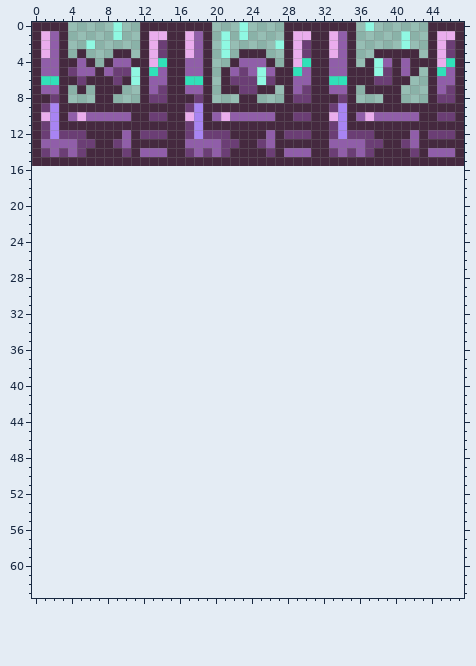
Pixel-art sprite: src/assets/machine-fan.png. Above: the version before the commit.
The file is 48x16 pixels. The old version is drawn lined up with the new one, on the new canvas.
After the commit:
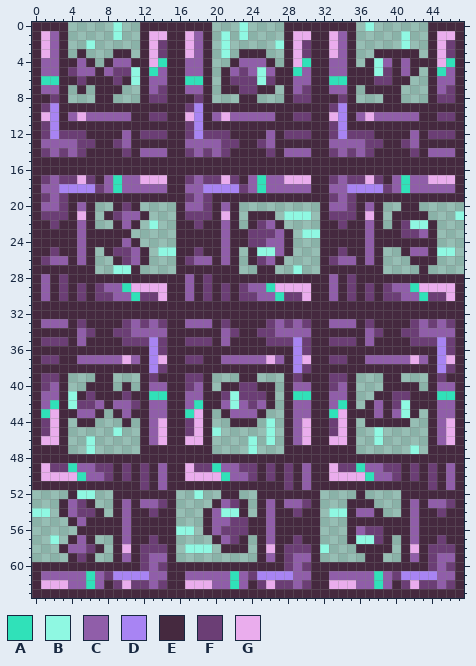
Palette (. is transparent): A #30e1b9  B #8ff8e2  C #905ea9  D #a884f3  E #45293f  F #6b3e75  G #eaaded
What changed:
canvas 48x16 -> 48x64
Changed rows in their new state; - is an unchanged pixel.
first column x 0:
16 EEEEEEEEEEEEEEEEEEEEEEEEEEEEEEEEEEEEEEEEEEEEEEEE
17 EFCFFGFECACCGGGEEFCFFGFECACCGGGEEFCFFGFECACCGGGE
18 ECCDDDDFCACCCCCEECCDDDDFCACCCCCEECCDDDDFCACCCCCE
19 EFCFEEEEEEEEEEEEEFCFEEEEEEEEEEEEEFCFEEEEEEEEEEEE
20 ECCFECE--EFE----ECCFECE---------ECCFECE--EE-----
21 EFFFEGE-EFCCE---EFFFEGE-EEE-BBB-EFFFEGE-EEEE---B
22 EEFEECE--ECE-B--EEFEECE-EFCE----EEFEECE-EFBBE---
23 EEEEECEEEEE-----EEEEECEEFFFCE-BBEEEEECEEEFFCE---
24 EEEEECEEEECE----EEEEECEEFFCCE---EEEEECEEEEEEE---
25 EEFEECE-EFFCE-BBEEFEECE-EBBCE---EEFEECE--ECCEBB-
26 EFCCECE--EFCE---EFCCECE-EFCE----EFCCECE---EEE---
27 EEEEEEE--BBE----EEEEEEE--EE--B--EEEEEEE----E----
28 ECEFEEEEEEEEEEEEECEFEEEEEEEEEEEEECEFEEEEEEEEEEEE
29 ECEFEFEFCCAGGGGEECEFEFEFCCAGGGGEECEFEFEFCCAGGGGE
30 ECEFEFEFFCCAFFGEECEFEFEFFCCAFFGEECEFEFEFFCCAFFGE
31 EEEEEEEEEEEEEEEEEEEEEEEEEEEEEEEEEEEEEEEEEEEEEEEE
32 EEEEEEEEEEEEEEEEEEEEEEEEEEEEEEEEEEEEEEEEEEEEEEEE
33 ECCCEFEEEEFCFCFEECCCEFEEEEFCFCFEECCCEFEEEEFCFCFE
34 EEEEECFEEFFCCCCEEEEEECFEEFFCCCCEEEEEECFEEFFCCCCE
35 EFFFECEEEEFFFDFEEFFFECEEEEFFFDFEEFFFECEEEEFFFDFE
36 EEEEEEEEEEEEEDFEEEEEEEEEEEEEEDFEEEEEEEEEEEEEEDFE
37 EFFEECCCCCGCEDGEEFFEECCCCCGCEDGEEFFEECCCCCGCEDGE
38 EEEEEEEEEEEEEDFEEEEEEEEEEEEEEDFEEEEEEEEEEEEEEDFE
39 EFFE---EE---EFEEEFFE---EE---EFEEEFFE---EE---EFEE
40 EFCE--EEE-E-ECCEEFCE-EEFFEE-ECCEEFCE---EEEE-ECCE
41 ECCEBEFEEEFEEAAEECCEEFBFFFE-EAAEECCE--EEFFEEEAAE
42 ECAEBFFCECCFECCEECAEECBCFCE-ECCEECAE-ECEFBEEECCE
43 EAGEECCE-ECEECCEEAGE-ECCCE--ECCEEAGEEECECBE-ECCE
44 EFGE-EE---E-ECGEEFGE--EEE-B-ECGEEFGE-EEEEE--ECGE
45 EFGE-----B--ECGEEFGEB-----B-ECGEEFGE--B-----ECGE
46 EGGE--B-----ECGEEGGE----B-B-ECGEEGGE--B-----ECGE
47 EEEE--B-----EEEEEEEE----B---EEEEEEEE------B-EEEE
48 EEEEEEEEEEEEEEEEEEEEEEEEEEEEEEEEEEEEEEEEEEEEEEEE
49 EGFFACCFFEFEFECEEGFFACCFFEFEFECEEGFFACCFFEFEFECE
50 EGGGGACCFEFEFECEEGGGGACCFEFEFECEEGGGGACCFEFEFECE
51 EEEEEEEEEEEEFECEEEEEEEEEEEEEFECEEEEEEEEEEEEEFECE
52 ----EBB--EEEEEEE--B--EE--EEEEEEE----E----EEEEEEE
53 ---ECFE--ECECCFE----ECFE-ECECCFE---EEE---ECECCFE
54 BB-ECFFE-ECEEFEE---ECBBE-ECEEFEE-BBECCE--ECEEFEE
55 ----ECEEEECEEEEE---ECCFFEECEEEEE---EEEEEEECEEEEE
56 -----EEEEECEEEEEBB-ECFFFEECEEEEE---ECFFEEECEEEEE
57 --B-ECE--ECEEFEE----ECFE-ECEEFEE---EBBFE-ECEEFEE
58 ---ECCFE-EGEFFFE-BBB-EEE-EGEFFFEB---EEEE-EGEFFFE
59 ----EFE--ECEFCCE---------ECEFCCE-----EE--ECEFCCE
60 EEEEEEEEEEEEFCFEEEEEEEEEEEEEFCFEEEEEEEEEEEEEFCFE
61 ECCCCCACFDDDDCCEECCCCCACFDDDDCCEECCCCCACFDDDDCCE
62 EGGGCCACEFGFFCFEEGGGCCACEFGFFCFEEGGGCCACEFGFFCFE
63 EEEEEEEEEEEEEEEEEEEEEEEEEEEEEEEEEEEEEEEEEEEEEEEE
Pixel boxes of the changes (left, top, right, bottom) in both pictures:
added: (32, 166, 464, 598)
